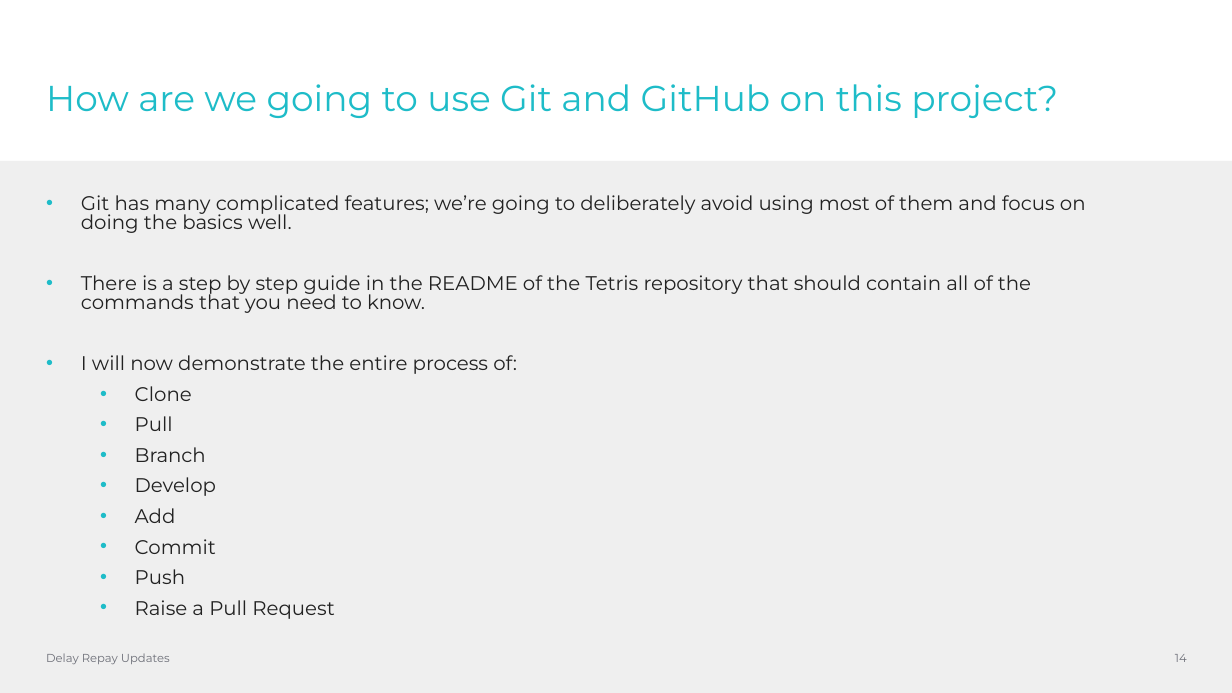
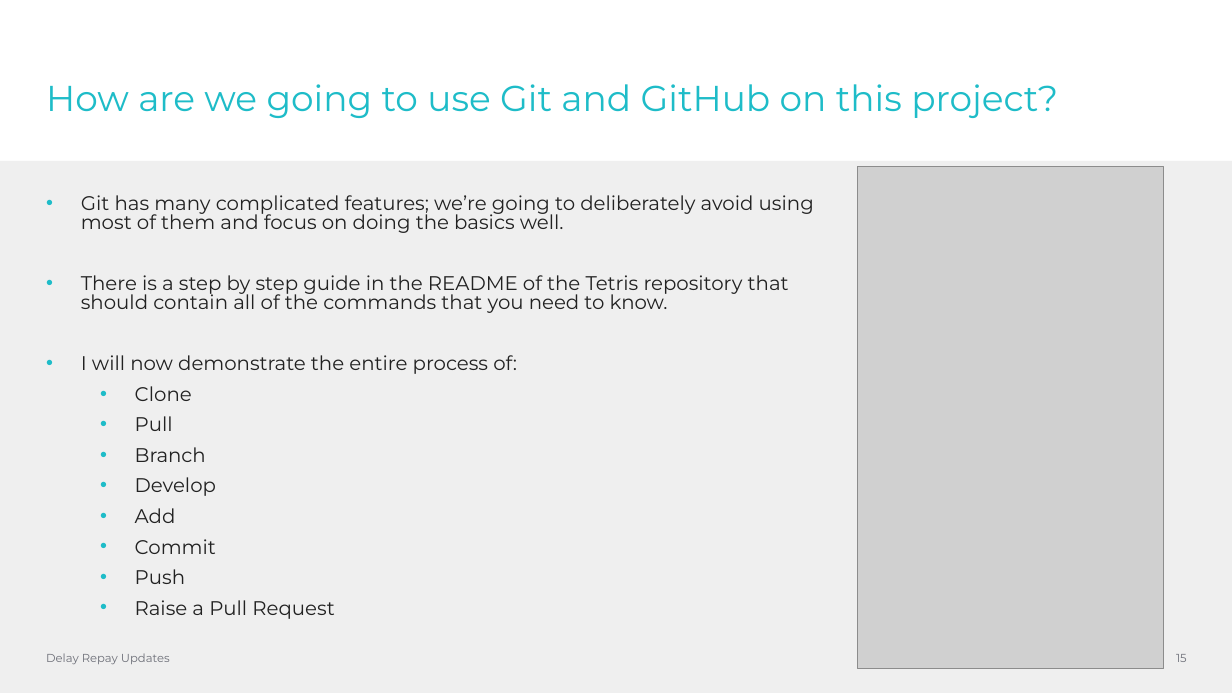
Before and after one commit to CarlyG55/Tetris-WorkExperience2022, a slide deck: slide 15 of presentations/vcs-git-and-github.pptx (slide 14 before the commit). Drawn at 1232x693 pixels with LibreOffice and Linux fonts; fonts in the diff are those of the drawing; grey boxes stand for pictures; background and template pictures are left out. Boxes give left, top, right and bottom in pixels: in the first picture for what was removed or moved away, otherwise in the second. Text is boxed around its words. In the diff, an @@ line names an element or a change of style, - is before the commit and + after.

Commit message:
add html/css/js presentation

```diff
--- a/presentations/vcs-git-and-github.pptx
+++ b/presentations/vcs-git-and-github.pptx
@@ picture added at (858, 166, 1165, 668) @@
@@ text "Git has many complicated features; ..." rewrapped from (81, 195, 1086, 619) to (81, 195, 814, 619) @@
@@ page number at (1176, 654, 1187, 662): text changed @@
-14
+15
```
Also in this commit, not shown: 1 slide added, 2 other files.
